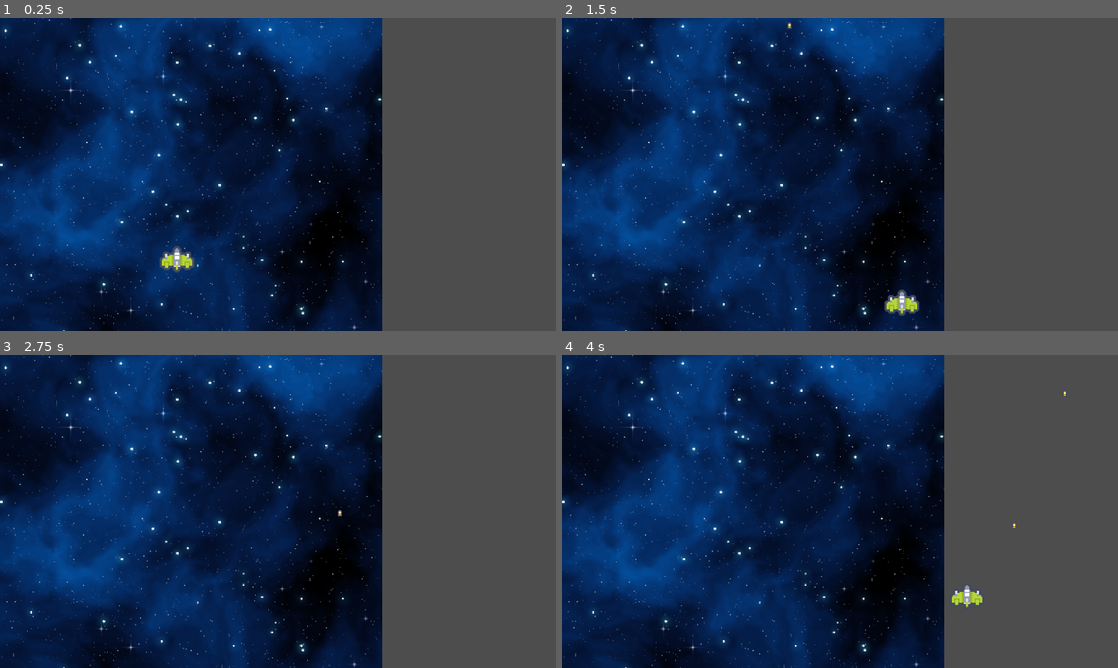
Above: before the commit, frames 1-4 (two rows, left to right).
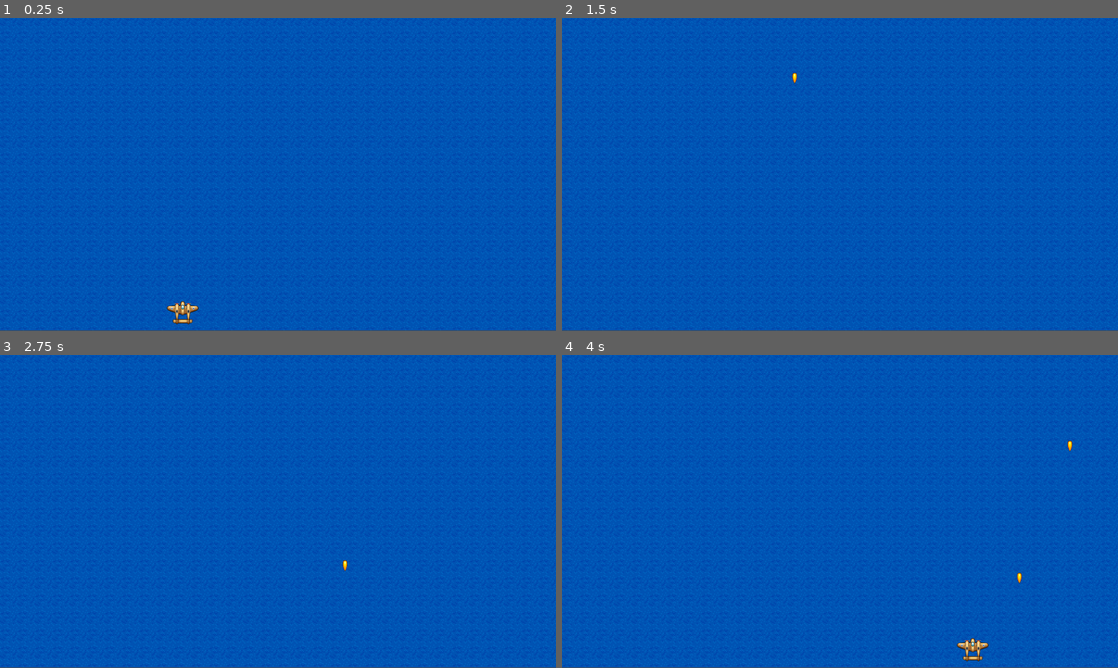
Above: after the commit, the same moments.

Repository: klsmith/1945-clone-godot
Game: Godot game, scene res://game_room.tscn
Two runs of this game, one before a commit and one after it. Both use one fixed random seed, a clock stepped at 60 frames per second and the inputs below.
Inputs:
- Up to frame 1 (0.25 s): no input
- Up to frame 2 (1.5 s): tap Enter at 0.5 s; hold D (player_right) 0.53-1.28 s; tap Space at 0.77 s; hold S (player_down) from 1.28 s (still down)
- Up to frame 3 (2.75 s): tap Space at 1.52, 2 s; release S (player_down) at 2.03 s; hold D (player_right) from 2.03 s (still down)
- Up to frame 4 (4 s): release D (player_right) at 2.78 s; hold W (player_up) 2.78-3.53 s; tap Space at 3.02, 3.77 s; hold A (player_left) from 3.53 s (still down)

The runs differ from the first frame. In frame 1, 100% of the frame differs, in the area x 0-100%, y 0-100%; in frame 2, 100%; in frame 3, 100%; in frame 4, 100%.

Commit message:
had to fix some of images to get them into godot, still wip

Diff:
--- a/bullet.tscn
+++ b/bullet.tscn
@@ -1,10 +1,10 @@
 [gd_scene load_steps=3 format=3 uid="uid://dqq37lo3lroxk"]
 
 [ext_resource type="Script" path="res://bullet.gd" id="1_8ytxe"]
-[ext_resource type="Texture2D" uid="uid://d4j6a775455q4" path="res://kenney_pixelshmup/Tiles/tile_0012.png" id="2_k568d"]
+[ext_resource type="Texture2D" uid="uid://dunnkwl4m2qfh" path="res://Resources1945/bullet.png" id="2_g3hdg"]
 
 [node name="Bullet" type="Node2D"]
 script = ExtResource("1_8ytxe")
 
 [node name="Sprite2D" type="Sprite2D" parent="."]
-texture = ExtResource("2_k568d")
+texture = ExtResource("2_g3hdg")
--- a/game_room.tscn
+++ b/game_room.tscn
@@ -1,29 +1,27 @@
 [gd_scene load_steps=4 format=3 uid="uid://c462n8iuyc85b"]
 
-[ext_resource type="Texture2D" uid="uid://dum0dhlprdkdv" path="res://Blue_Nebula_08-512x512.png" id="1_cko71"]
+[ext_resource type="Texture2D" uid="uid://ddj380hoc6u2w" path="res://Resources1945/backgrounds/water.png" id="1_qt3l5"]
 [ext_resource type="PackedScene" uid="uid://ch7udf2ipn4cw" path="res://player.tscn" id="2_5pa5u"]
 
-[sub_resource type="SpriteFrames" id="SpriteFrames_5v6os"]
-animations = [{
-"frames": [{
-"duration": 1.0,
-"texture": ExtResource("1_cko71")
-}, {
-"duration": 1.0,
-"texture": ExtResource("1_cko71")
-}],
-"loop": true,
-"name": &"default",
-"speed": 5.0
-}]
+[sub_resource type="RectangleShape2D" id="RectangleShape2D_71ul8"]
+size = Vector2(1024, 576)
 
 [node name="GameRoom" type="Node2D"]
 position = Vector2(0, -1)
 
-[node name="AnimatedSprite2D" type="AnimatedSprite2D" parent="."]
-position = Vector2(320, 240)
-scale = Vector2(1.5, 1.5)
-sprite_frames = SubResource("SpriteFrames_5v6os")
+[node name="Background" type="Sprite2D" parent="."]
+texture_repeat = 2
+texture = ExtResource("1_qt3l5")
+centered = false
+region_enabled = true
+region_rect = Rect2(0, 0, 1024, 576)
 
 [node name="Player" parent="." instance=ExtResource("2_5pa5u")]
-position = Vector2(326, 445)
+position = Vector2(336, 541)
+
+[node name="GameZone" type="Area2D" parent="."]
+position = Vector2(512, 288)
+
+[node name="CollisionShape2D" type="CollisionShape2D" parent="GameZone"]
+shape = SubResource("RectangleShape2D_71ul8")
+debug_color = Color(0.819608, 0, 0.968627, 0.109804)
--- a/player.tscn
+++ b/player.tscn
@@ -1,21 +1,38 @@
-[gd_scene load_steps=5 format=3 uid="uid://ch7udf2ipn4cw"]
+[gd_scene load_steps=8 format=3 uid="uid://ch7udf2ipn4cw"]
 
 [ext_resource type="Script" path="res://Player.gd" id="1_rct5t"]
-[ext_resource type="Texture2D" uid="uid://cwgh0rymwogkk" path="res://kenney_pixelshmup/Ships/ship_0002.png" id="2_60ifk"]
 [ext_resource type="PackedScene" uid="uid://dqq37lo3lroxk" path="res://bullet.tscn" id="2_wvibs"]
+[ext_resource type="Texture2D" uid="uid://dal8s7kr66v7w" path="res://Resources1945/myplane/myplane_1.png" id="3_jaxsa"]
+[ext_resource type="Texture2D" uid="uid://d20l5epglmbtm" path="res://Resources1945/myplane/myplane_2.png" id="4_fugdd"]
+[ext_resource type="Texture2D" uid="uid://d1d2sd24il3xk" path="res://Resources1945/myplane/myplane_3.png" id="5_k0bv5"]
+
+[sub_resource type="SpriteFrames" id="SpriteFrames_ne8n0"]
+animations = [{
+"frames": [{
+"duration": 1.0,
+"texture": ExtResource("3_jaxsa")
+}, {
+"duration": 1.0,
+"texture": ExtResource("4_fugdd")
+}, {
+"duration": 1.0,
+"texture": ExtResource("5_k0bv5")
+}],
+"loop": true,
+"name": &"default",
+"speed": 5.0
+}]
 
 [sub_resource type="CircleShape2D" id="CircleShape2D_m5ed3"]
 
 [node name="Player" type="CharacterBody2D"]
-scale = Vector2(2, 2)
 script = ExtResource("1_rct5t")
 bullet_scene = ExtResource("2_wvibs")
 
-[node name="Sprite2D" type="Sprite2D" parent="."]
-texture_filter = 1
-texture = ExtResource("2_60ifk")
+[node name="AnimatedSprite2D" type="AnimatedSprite2D" parent="."]
+sprite_frames = SubResource("SpriteFrames_ne8n0")
 
 [node name="CollisionShape2D" type="CollisionShape2D" parent="."]
-position = Vector2(0, 1.455)
-scale = Vector2(1.42, 1)
+position = Vector2(0, 2)
+scale = Vector2(3, 2)
 shape = SubResource("CircleShape2D_m5ed3")
--- a/project.godot
+++ b/project.godot
@@ -19,6 +19,7 @@
 
 window/size/viewport_width=1024
 window/size/viewport_height=576
+window/stretch/mode="viewport"
 
 [dotnet]
 
Binary file added: Resources1945/backgrounds/water.png
Not shown, added: Resources1945/backgrounds/water.png.import
Binary file added: Resources1945/bullet.png
Not shown, added: Resources1945/bullet.png.import
Binary file added: Resources1945/myplane/myplane_1.png
Not shown, added: Resources1945/myplane/myplane_1.png.import
Binary file added: Resources1945/myplane/myplane_2.png
Not shown, added: Resources1945/myplane/myplane_2.png.import
Binary file added: Resources1945/myplane/myplane_3.png
Not shown, added: Resources1945/myplane/myplane_3.png.import
Renamed: Resources1945/explosion1.gif -> Resources1945/small_explosion/small_explosion.gif
Binary file added: Resources1945/small_explosion/small_explosion_1.png
(and 15 more such lines)
